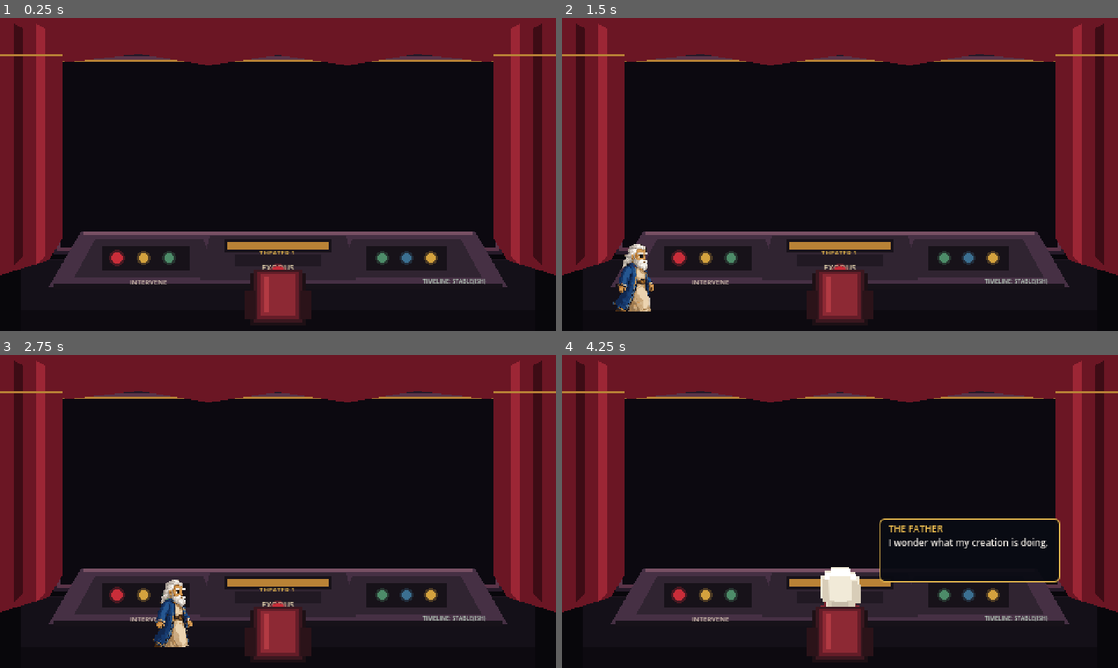
Above: before the commit, frames 1-4 (two rows, left to right).
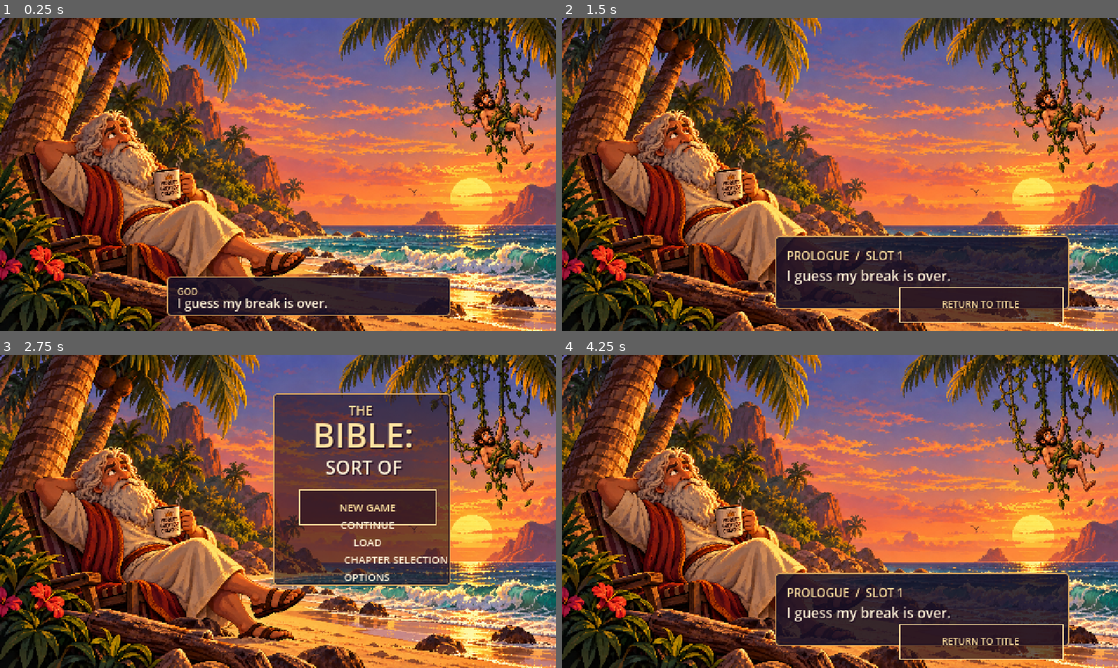
Above: after the commit, the same moments.

Repository: badmrfrosty313/the-bible-sort-of
Game: Godot game, scene res://scenes/title/title_screen.tscn
Same seed, same stepped clock (60 frames per second), same inputs: the game is played once before the commit and once after it. Before the commit the project starts from res://scenes/theater/theater.tscn.
Inputs (mouse positions are in pixels of both pictures, inside the frame that each line leads up to):
- Up to frame 1 (0.25 s): no input
- Up to frame 2 (1.5 s): tap Enter at 0.5 s; move the mouse to (962, 158) at 0.52 s; click (962, 158) at 0.67 s; click (945, 140) at 1.25 s, where only the run after the commit has a clickable "SLOT 1 - EMPTY"
- Up to frame 3 (2.75 s): click (417, 642) at 2 s, where only the run after the commit has a clickable "RETURN TO TITLE"
- Up to frame 4 (4.25 s): click (928, 542) at 2.75 s, where only the run after the commit has a clickable "LOAD"; click (945, 502) at 3.5 s, where only the run after the commit has a clickable "PROLOGUE"

The runs differ from the first frame. In frame 1, 93% of the frame differs, in the area x 0-100%, y 0-100%; in frame 2, 90%; in frame 3, 95%; in frame 4, 90%.

Commit message:
Build beach title screen and save slot shell

Diff:
--- /dev/null
+++ b/ci/capture_title.gd
@@ -0,0 +1,43 @@
+extends SceneTree
+
+func _initialize() -> void:
+	call_deferred("_run_capture")
+
+func _run_capture() -> void:
+	var output_dir := ProjectSettings.globalize_path("res://ci_artifacts")
+	var error := DirAccess.make_dir_recursive_absolute(output_dir)
+	if error != OK and error != ERR_ALREADY_EXISTS:
+		push_error("Could not create CI artifact directory: %s" % error)
+		quit(1)
+		return
+
+	var packed := load("res://scenes/title/title_screen.tscn") as PackedScene
+	if packed == null:
+		push_error("Could not load title screen.")
+		quit(1)
+		return
+
+	var scene := packed.instantiate()
+	root.add_child(scene)
+	await create_timer(0.8).timeout
+	await _capture("01_opening.png")
+	await create_timer(3.2).timeout
+	await _capture("02_title_menu.png")
+	scene._start_new_game(1)
+	await create_timer(0.3).timeout
+	await _capture("03_prologue.png")
+	quit()
+
+func _capture(file_name: String) -> void:
+	await process_frame
+	await RenderingServer.frame_post_draw
+	var image := root.get_texture().get_image()
+	if image == null or image.is_empty():
+		push_error("Viewport capture failed for %s" % file_name)
+		quit(1)
+		return
+	var path := ProjectSettings.globalize_path("res://ci_artifacts/%s" % file_name)
+	var error := image.save_png(path)
+	if error != OK:
+		push_error("Could not save %s: %s" % [file_name, error])
+		quit(1)
--- a/project.godot
+++ b/project.godot
@@ -11,7 +11,7 @@
 [application]
 
 config/name="The Bible Sort Of"
-run/main_scene="res://scenes/theater/theater.tscn"
+run/main_scene="res://scenes/title/title_screen.tscn"
 config/features=PackedStringArray("4.7", "GL Compatibility")
 config/icon="res://icon.svg"
 
--- /dev/null
+++ b/scenes/title/title_screen.gd
@@ -0,0 +1,277 @@
+extends Node2D
+
+const BEACH_PLATE := preload("res://art/title/beach_title_plate.png")
+const SLOT_COUNT := 3
+const GOLD := Color("#FFE2A0")
+const CREAM := Color("#FFF2D7")
+const DARK := Color("#171026DD")
+
+enum Screen { INTRO, MENU, SLOTS, PROLOGUE, OPTIONS }
+
+var screen := Screen.INTRO
+var ui: Control
+var title_group: Control
+var menu_group: Control
+var panel_group: Control
+var intro_group: Control
+var continue_button: Button
+var last_slot := 0
+var active_slot := 0
+
+func _ready() -> void:
+	_build_background()
+	ui = Control.new()
+	ui.name = "Interface"
+	ui.size = Vector2(480, 270)
+	add_child(ui)
+	_load_profile()
+	_build_title()
+	_build_intro()
+	_build_panel_group()
+	_refresh_continue()
+	_play_intro()
+
+func _build_background() -> void:
+	var beach := Sprite2D.new()
+	beach.name = "BeachPlate"
+	beach.texture = BEACH_PLATE
+	beach.texture_filter = CanvasItem.TEXTURE_FILTER_LINEAR
+	beach.position = Vector2(240, 135)
+	beach.scale = Vector2(480.0 / float(BEACH_PLATE.get_width()), 270.0 / float(BEACH_PLATE.get_height()))
+	add_child(beach)
+
+func _build_title() -> void:
+	title_group = Control.new()
+	title_group.name = "TitleMenu"
+	title_group.size = Vector2(480, 270)
+	title_group.visible = false
+	ui.add_child(title_group)
+	var shade := _panel(title_group, Rect2(236, 33, 153, 166), Color("#1C102099"))
+	shade.mouse_filter = Control.MOUSE_FILTER_IGNORE
+	_label(title_group, "THE", Rect2(252, 37, 120, 15), 11, GOLD)
+	_label(title_group, "BIBLE:", Rect2(248, 49, 132, 39), 29, GOLD)
+	_label(title_group, "SORT OF", Rect2(254, 85, 120, 22), 16, CREAM)
+	menu_group = Control.new()
+	menu_group.position = Vector2(258, 116)
+	menu_group.size = Vector2(119, 77)
+	title_group.add_child(menu_group)
+	var entries := ["NEW GAME", "CONTINUE", "LOAD", "CHAPTER SELECTION", "OPTIONS"]
+	for i in range(entries.size()):
+		var button := _button(menu_group, entries[i], Rect2(0, i * 15, 119, 14), 9)
+		button.pressed.connect(_on_menu_pressed.bind(entries[i]))
+		if entries[i] == "CONTINUE":
+			continue_button = button
+
+func _build_intro() -> void:
+	intro_group = Control.new()
+	intro_group.name = "IntroCaption"
+	intro_group.size = Vector2(480, 270)
+	ui.add_child(intro_group)
+	_panel(intro_group, Rect2(144, 223, 245, 34), DARK)
+	_label(intro_group, "GOD", Rect2(153, 225, 225, 10), 8, GOLD, false)
+	_label(intro_group, "I guess my break is over.", Rect2(153, 235, 225, 16), 11, CREAM, false)
+
+func _build_panel_group() -> void:
+	panel_group = Control.new()
+	panel_group.name = "Subscreen"
+	panel_group.size = Vector2(480, 270)
+	panel_group.visible = false
+	ui.add_child(panel_group)
+
+func _play_intro() -> void:
+	await get_tree().create_timer(2.0).timeout
+	if screen != Screen.INTRO:
+		return
+	await get_tree().create_timer(1.6).timeout
+	if screen == Screen.INTRO:
+		_show_menu()
+
+func _show_menu() -> void:
+	screen = Screen.MENU
+	intro_group.visible = false
+	panel_group.visible = false
+	title_group.visible = true
+	_refresh_continue()
+	_focus_first(menu_group)
+
+func _on_menu_pressed(entry: String) -> void:
+	match entry:
+		"NEW GAME":
+			_show_slots(true)
+		"CONTINUE":
+			if last_slot > 0 and _slot_exists(last_slot):
+				_open_prologue(last_slot)
+		"LOAD":
+			_show_slots(false)
+		"CHAPTER SELECTION":
+			_show_chapters()
+		"OPTIONS":
+			_show_options()
+
+func _show_slots(new_game: bool) -> void:
+	screen = Screen.SLOTS
+	_clear_panel()
+	_panel(panel_group, Rect2(224, 52, 214, 173), DARK)
+	_label(panel_group, "CHOOSE A SAVE SLOT" if new_game else "LOAD GAME", Rect2(234, 61, 194, 23), 13, GOLD)
+	for i in range(1, SLOT_COUNT + 1):
+		var occupied := _slot_exists(i)
+		var caption := "SLOT %d  -  PROLOGUE" % i if occupied else "SLOT %d  -  EMPTY" % i
+		var button := _button(panel_group, caption, Rect2(236, 91 + (i - 1) * 29, 190, 24), 10)
+		button.disabled = not new_game and not occupied
+		if new_game:
+			button.pressed.connect(_start_new_game.bind(i))
+		else:
+			button.pressed.connect(_open_prologue.bind(i))
+	_add_back_button()
+	_focus_first(panel_group)
+
+func _start_new_game(slot: int) -> void:
+	var save := ConfigFile.new()
+	save.set_value("progress", "chapter", "prologue")
+	var error := save.save(_slot_path(slot))
+	if error != OK:
+		push_error("Unable to write save slot %d: %s" % [slot, error])
+		return
+	last_slot = slot
+	_save_profile()
+	_open_prologue(slot)
+
+func _open_prologue(slot: int) -> void:
+	active_slot = slot
+	last_slot = slot
+	_save_profile()
+	screen = Screen.PROLOGUE
+	_clear_panel()
+	_panel(panel_group, Rect2(184, 188, 254, 63), DARK)
+	_label(panel_group, "PROLOGUE  /  SLOT %d" % slot, Rect2(194, 194, 234, 15), 10, GOLD, false)
+	_label(panel_group, "I guess my break is over.", Rect2(194, 211, 234, 18), 12, CREAM, false)
+	var button := _button(panel_group, "RETURN TO TITLE", Rect2(291, 232, 135, 15), 8)
+	button.pressed.connect(_show_menu)
+	_focus_first(panel_group)
+
+func _show_chapters() -> void:
+	screen = Screen.SLOTS
+	_clear_panel()
+	_panel(panel_group, Rect2(224, 66, 214, 144), DARK)
+	_label(panel_group, "CHAPTER SELECTION", Rect2(234, 76, 194, 24), 13, GOLD)
+	var button := _button(panel_group, "PROLOGUE", Rect2(236, 111, 190, 25), 11)
+	button.pressed.connect(_open_prologue.bind(last_slot if last_slot > 0 else 1))
+	_add_back_button()
+	_focus_first(panel_group)
+
+func _show_options() -> void:
+	screen = Screen.OPTIONS
+	_clear_panel()
+	_panel(panel_group, Rect2(224, 66, 214, 144), DARK)
+	_label(panel_group, "OPTIONS", Rect2(234, 76, 194, 24), 14, GOLD)
+	var button := _button(panel_group, "TOGGLE FULLSCREEN", Rect2(236, 113, 190, 25), 10)
+	button.pressed.connect(_toggle_fullscreen)
+	_add_back_button()
+	_focus_first(panel_group)
+
+func _toggle_fullscreen() -> void:
+	var mode := DisplayServer.window_get_mode()
+	DisplayServer.window_set_mode(DisplayServer.WINDOW_MODE_WINDOWED if mode == DisplayServer.WINDOW_MODE_FULLSCREEN else DisplayServer.WINDOW_MODE_FULLSCREEN)
+
+func _add_back_button() -> void:
+	var button := _button(panel_group, "BACK", Rect2(340, 193, 86, 20), 9)
+	button.pressed.connect(_show_menu)
+
+func _clear_panel() -> void:
+	for child in panel_group.get_children():
+		panel_group.remove_child(child)
+		child.queue_free()
+	panel_group.visible = true
+	title_group.visible = false
+
+func _refresh_continue() -> void:
+	if continue_button != null:
+		continue_button.disabled = last_slot == 0 or not _slot_exists(last_slot)
+
+func _slot_path(slot: int) -> String:
+	return "user://slot_%d.cfg" % slot
+
+func _slot_exists(slot: int) -> bool:
+	return FileAccess.file_exists(_slot_path(slot))
+
+func _load_profile() -> void:
+	var profile := ConfigFile.new()
+	if profile.load("user://profile.cfg") == OK:
+		last_slot = int(profile.get_value("save", "last_slot", 0))
+	if last_slot < 1 or last_slot > SLOT_COUNT:
+		last_slot = 0
+
+func _save_profile() -> void:
+	var profile := ConfigFile.new()
+	profile.set_value("save", "last_slot", last_slot)
+	var error := profile.save("user://profile.cfg")
+	if error != OK:
+		push_error("Unable to remember last save slot: %s" % error)
+
+func _panel(parent: Control, rect: Rect2, color: Color) -> Panel:
+	var panel := Panel.new()
+	panel.position = rect.position
+	panel.size = rect.size
+	var style := StyleBoxFlat.new()
+	style.bg_color = color
+	style.border_color = Color("#DAA65E")
+	style.set_border_width_all(1)
+	style.set_corner_radius_all(3)
+	panel.add_theme_stylebox_override("panel", style)
+	parent.add_child(panel)
+	return panel
+
+func _label(parent: Control, value: String, rect: Rect2, font_size: int, color: Color, centered: bool = true) -> Label:
+	var label := Label.new()
+	label.text = value
+	label.position = rect.position
+	label.size = rect.size
+	label.horizontal_alignment = HORIZONTAL_ALIGNMENT_CENTER if centered else HORIZONTAL_ALIGNMENT_LEFT
+	label.vertical_alignment = VERTICAL_ALIGNMENT_CENTER
+	label.add_theme_font_size_override("font_size", font_size)
+	label.add_theme_color_override("font_color", color)
+	label.add_theme_color_override("font_shadow_color", Color("#281425"))
+	label.add_theme_constant_override("shadow_offset_x", 1)
+	label.add_theme_constant_override("shadow_offset_y", 1)
+	parent.add_child(label)
+	return label
+
+func _button(parent: Control, value: String, rect: Rect2, font_size: int) -> Button:
+	var button := Button.new()
+	button.text = value
+	button.position = rect.position
+	button.size = rect.size
+	button.alignment = HORIZONTAL_ALIGNMENT_CENTER
+	button.focus_mode = Control.FOCUS_ALL
+	button.add_theme_font_size_override("font_size", font_size)
+	button.add_theme_color_override("font_color", CREAM)
+	button.add_theme_color_override("font_hover_color", GOLD)
+	button.add_theme_color_override("font_focus_color", GOLD)
+	button.add_theme_color_override("font_disabled_color", Color("#B6A5A4"))
+	for state in ["normal", "hover", "pressed", "focus", "disabled"]:
+		var style := StyleBoxFlat.new()
+		style.bg_color = Color("#2B152000") if state == "normal" else Color("#2B1520B8")
+		if state == "focus" or state == "hover":
+			style.border_color = GOLD
+			style.set_border_width_all(1)
+		button.add_theme_stylebox_override(state, style)
+	parent.add_child(button)
+	return button
+
+func _focus_first(parent: Control) -> void:
+	for child in parent.get_children():
+		if child is Button and not child.disabled:
+			child.grab_focus()
+			return
+
+func _unhandled_input(event: InputEvent) -> void:
+	if event is InputEventKey and event.pressed and not event.echo:
+		if screen == Screen.INTRO:
+			_show_menu()
+			get_viewport().set_input_as_handled()
+		elif event.keycode == KEY_ESCAPE and screen != Screen.MENU:
+			_show_menu()
+			get_viewport().set_input_as_handled()
+	elif event is InputEventMouseButton and event.pressed and screen == Screen.INTRO:
+		_show_menu()
+		get_viewport().set_input_as_handled()
--- /dev/null
+++ b/scenes/title/title_screen.tscn
@@ -0,0 +1,6 @@
+[gd_scene load_steps=2 format=3]
+
+[ext_resource type="Script" path="res://scenes/title/title_screen.gd" id="1_title"]
+
+[node name="TitleScreen" type="Node2D"]
+script = ExtResource("1_title")
Binary file added: art/title/beach_title_plate.png
Not shown, changed: .github/workflows/godot-smoke.yml
Not shown, changed: README.md
